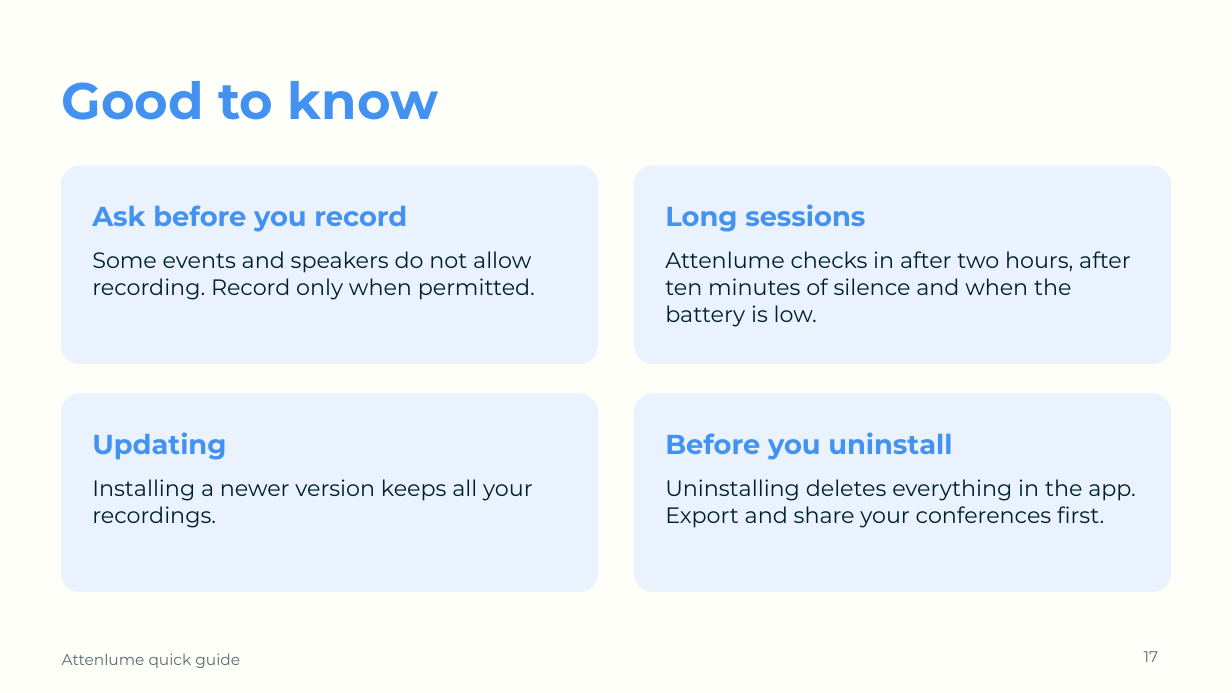
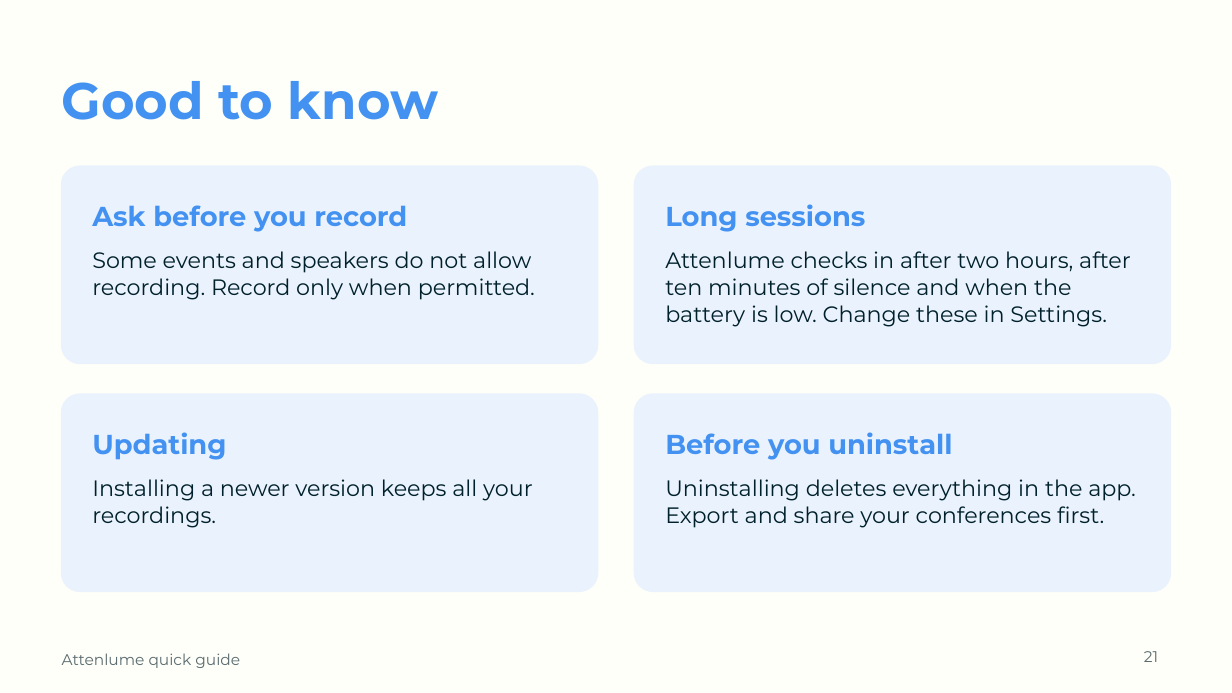
Before and after one commit to SamsonOluwaseun/attenlume, a slide deck: slide 21 of docs/user-guide/Attenlume-Quick-Guide.pptx (slide 17 before the commit). Drawn at 1232x693 pixels with LibreOffice and Linux fonts; fonts in the diff are those of the drawing. Boxes give left, top, right and bottom in pixels: in the first picture for what was removed or moved away, otherwise in the second. Text is boxed around its words. In the diff, an @@ line names an element or a change of style, - is before the commit and + after.

```diff
--- a/docs/user-guide/Attenlume-Quick-Guide.pptx
+++ b/docs/user-guide/Attenlume-Quick-Guide.pptx
@@ text at (x1=665, y1=251, x2=1131, y2=327): text changed @@
-Attenlume checks in after two hours, after ten minutes of silence and when the battery is low.
+Attenlume checks in after two hours, after ten minutes of silence and when the battery is low. Change these in Settings.
@@ page number at (x1=1144, y1=651, x2=1158, y2=662): text changed @@
-17
+21
```
Also in this commit, not shown: 6 other slides changed, 4 slides added, 9 other files.
